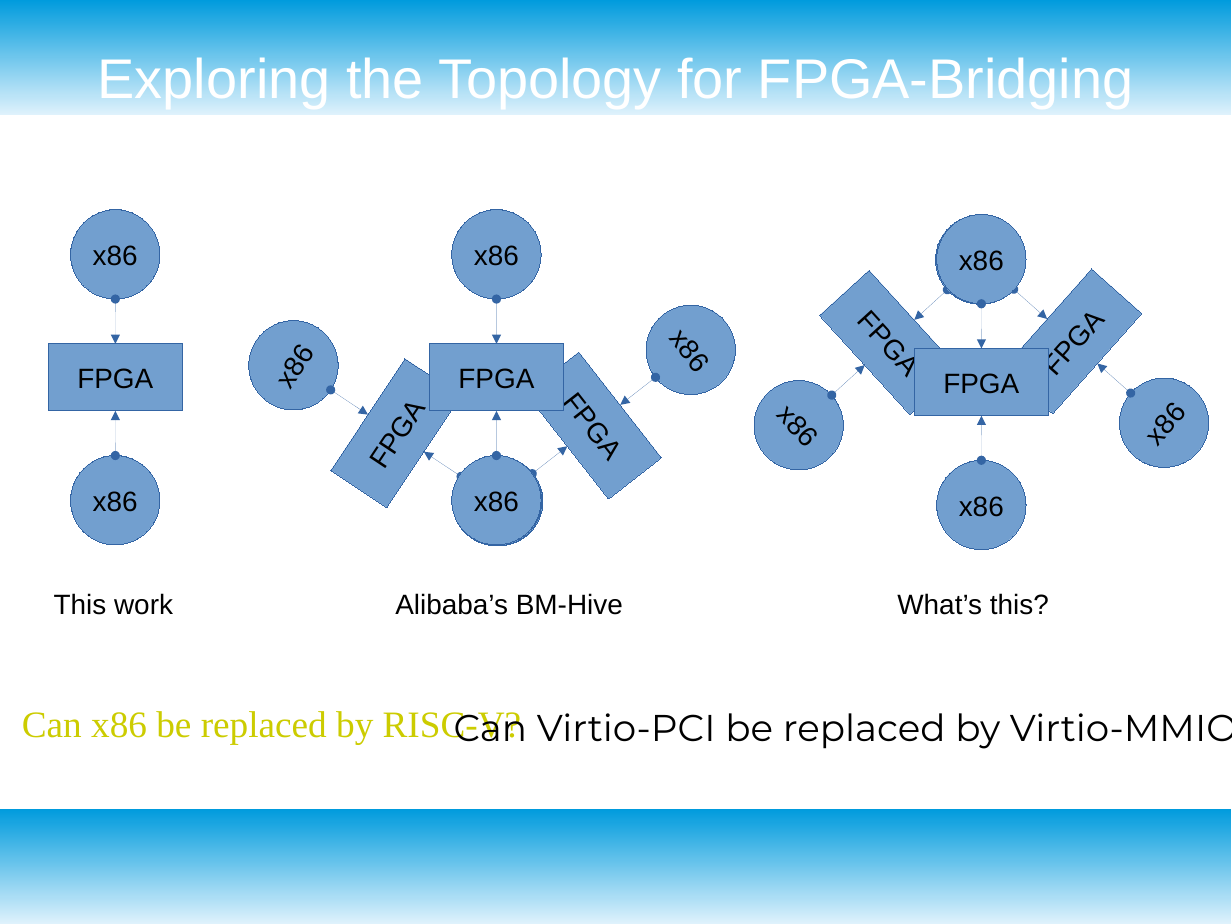
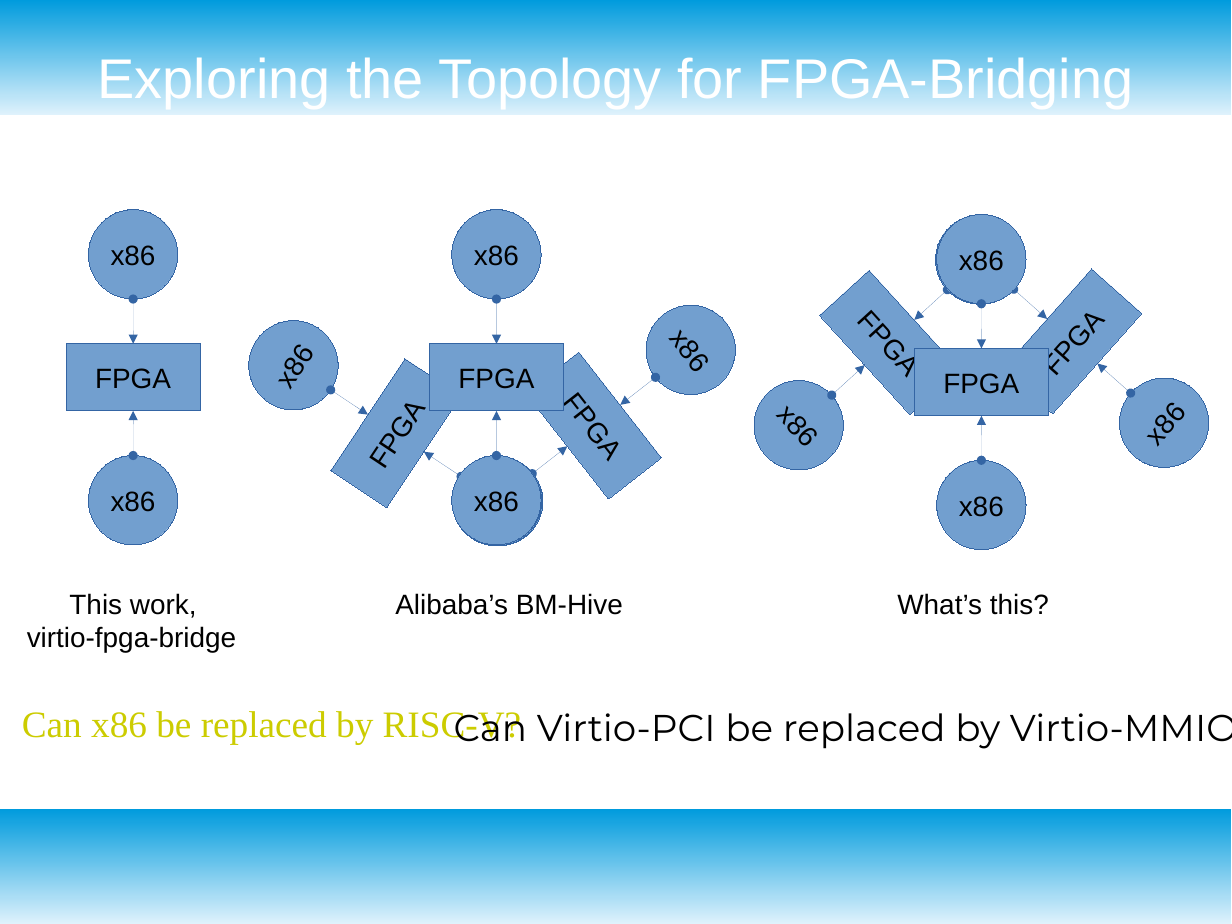
Before and after one commit to RSPwFPGAs/virtio-fpga-bridge, a slide deck: slide 3 of doc/virio-fpga-bridge.odp. Drawn at 1232x924 pixels with LibreOffice and Linux fonts; fonts in the diff are those of the drawing. Boxes give left, top, right and bottom in pixels: in the first picture for what was removed or moved away, otherwise in the second. Text is boxed around its words. In the diff, an @@ line names an element or a change of style, - is before the commit and + after.

```diff
--- a/doc/virio-fpga-bridge.odp
+++ b/doc/virio-fpga-bridge.odp
@@ 2 ellipses, 2 double arrows, 1 rectangle: place and size @@
-2 ellipses, 2 double arrows, 1 rectangle at (48,210,182,546)
+2 ellipses, 2 double arrows, 1 rectangle at (66,210,200,546)
@@ text at (27,593,236,653): text changed @@
-This work
+This work,
+virtio-fpga-bridge
```
Also in this commit, not shown: 1 other slide changed, 3 other files.
